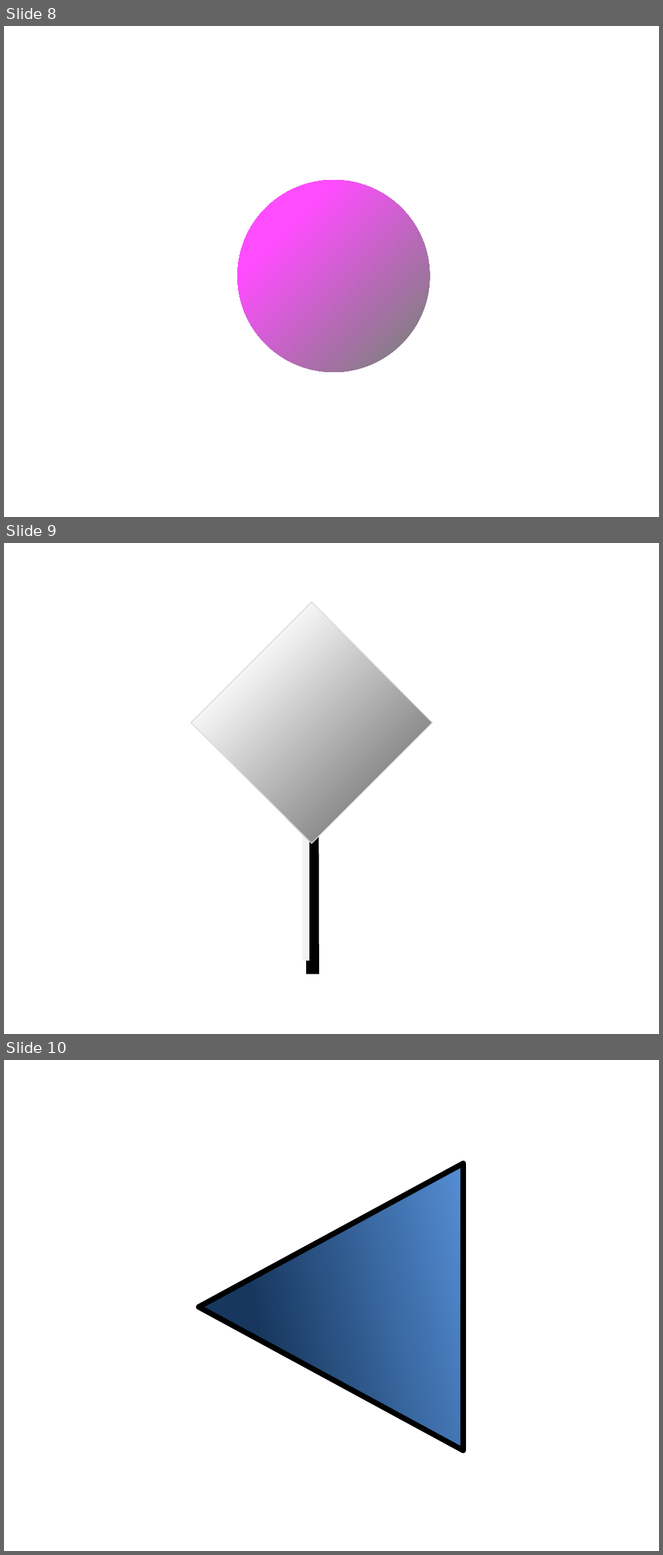
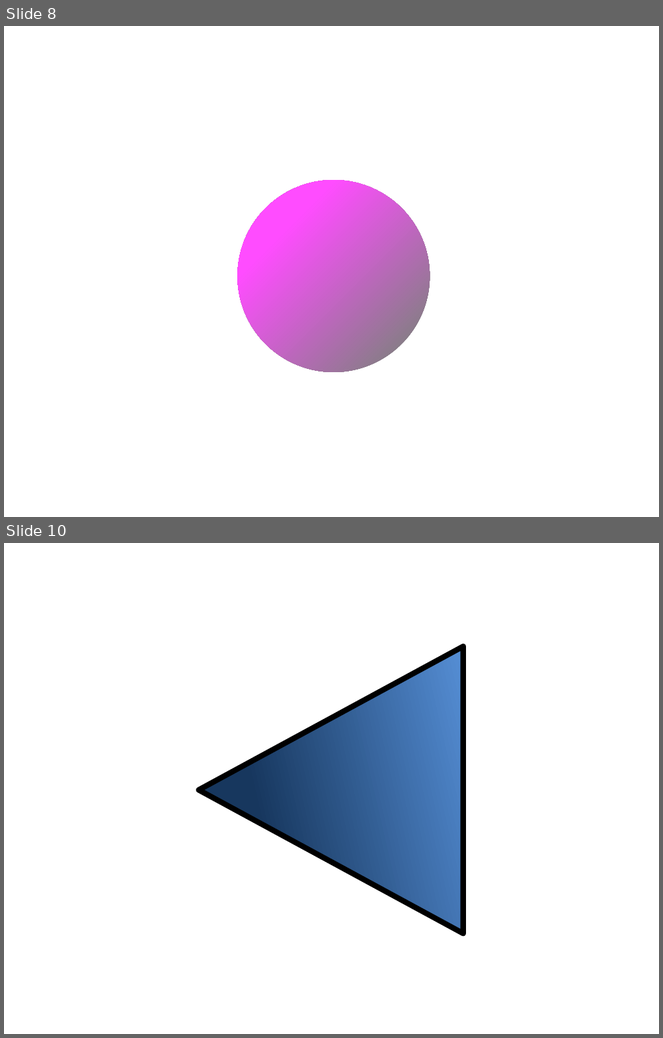
Before and after one commit to nasa/DERT, a slide deck: dert/doc/Icons.pptx. Shown one above the other, each under a label of ours: slides 8, 9 and 10 before the commit, slides 8 and 10 after it; the slides between them are not shown. The pictures are 663x1555 and 663x1038 pixels, drawn with LibreOffice and Linux fonts; fonts in the diff are those of the drawing. Boxes give left, top, right and bottom in pixels: in the first picture for what was removed or moved away, otherwise in the second. Text is boxed around its words. In the diff, an @@ line names an element or a change of style, - is before the commit and + after.

```diff
--- a/dert/doc/Icons.pptx
+++ b/dert/doc/Icons.pptx
@@ slide 9 removed at bbox=[4, 543, 659, 1034], background #FFFFFF @@
@@ diamond removed at bbox=[191, 602, 432, 844] @@
@@ line removed from (306, 808) to (306, 961) @@
@@ line removed from (313, 815) to (313, 974) @@
```
Also in this commit, not shown: 1 slide added.
